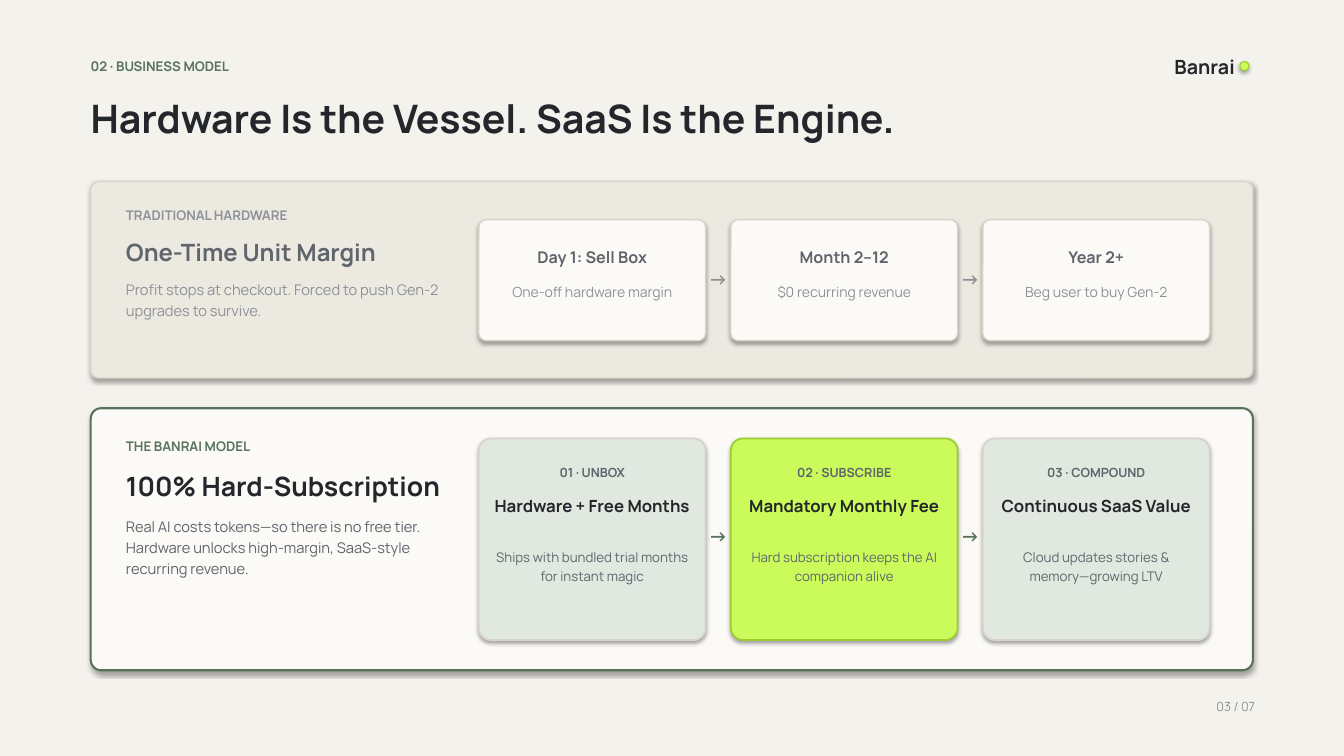
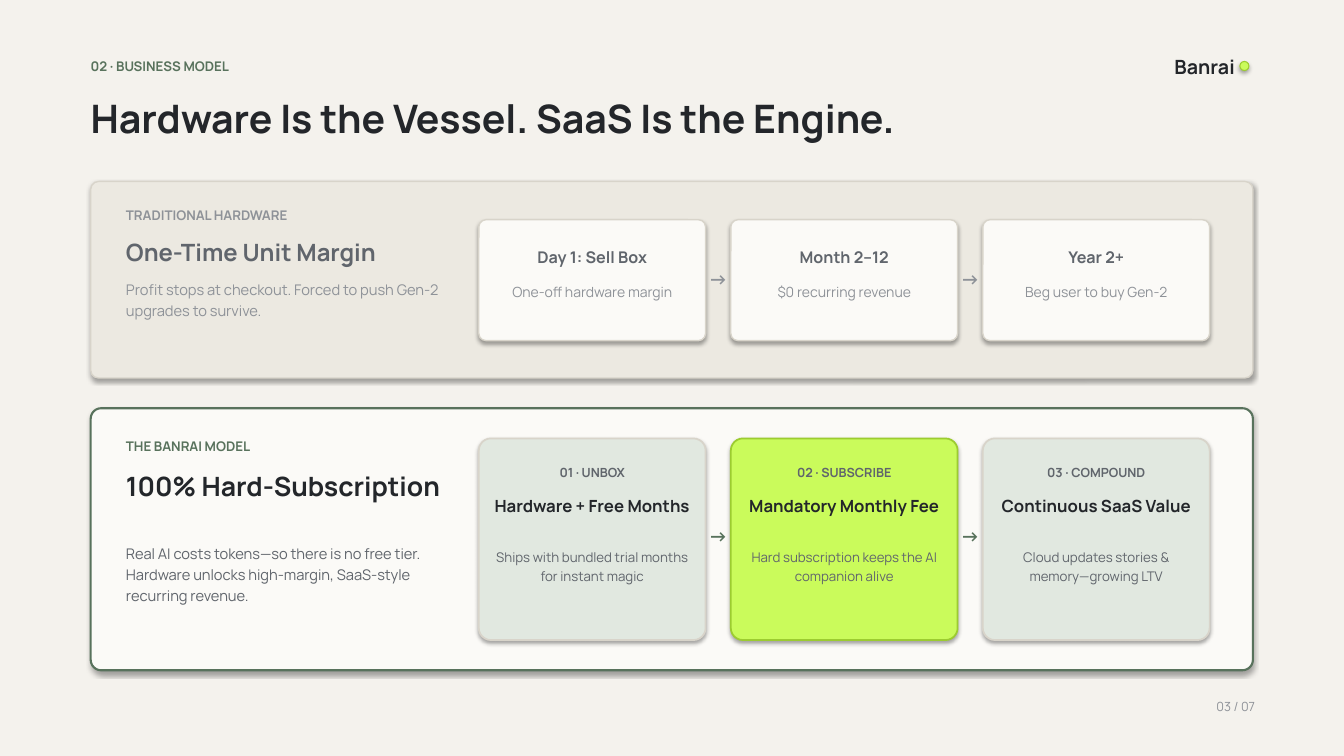
Before and after one commit to mkidding/banrai-seed-plus, a slide deck: slide 3 of Banrai_Seed_Plus_Deck.pptx. Drawn at 1344x756 pixels with LibreOffice and Linux fonts; fonts in the diff are those of the drawing. Boxes give left, top, right and bottom in pixels: in the first picture for what was removed or moved away, otherwise in the second. Text is boxed around its words. In the diff, an @@ line names an element or a change of style, - is before the commit and + after.

```diff
--- a/Banrai_Seed_Plus_Deck.pptx
+++ b/Banrai_Seed_Plus_Deck.pptx
@@ text "Real AI costs tokens—so there ..." moved from (x1=126, y1=521, x2=421, y2=578) to (x1=126, y1=548, x2=421, y2=605) @@
```
Also in this commit, not shown: 9 other slides changed, 29 other files.
